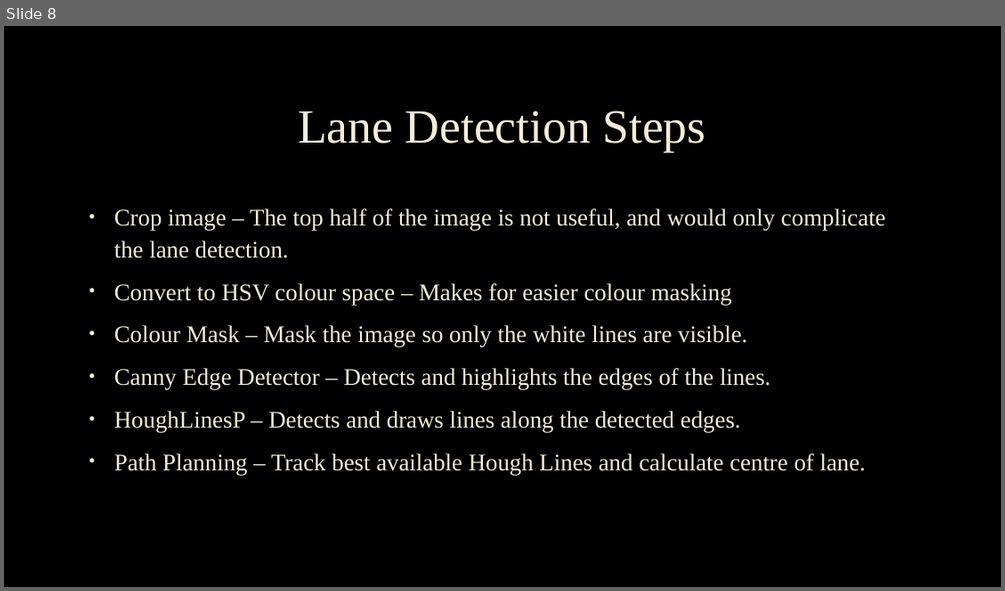
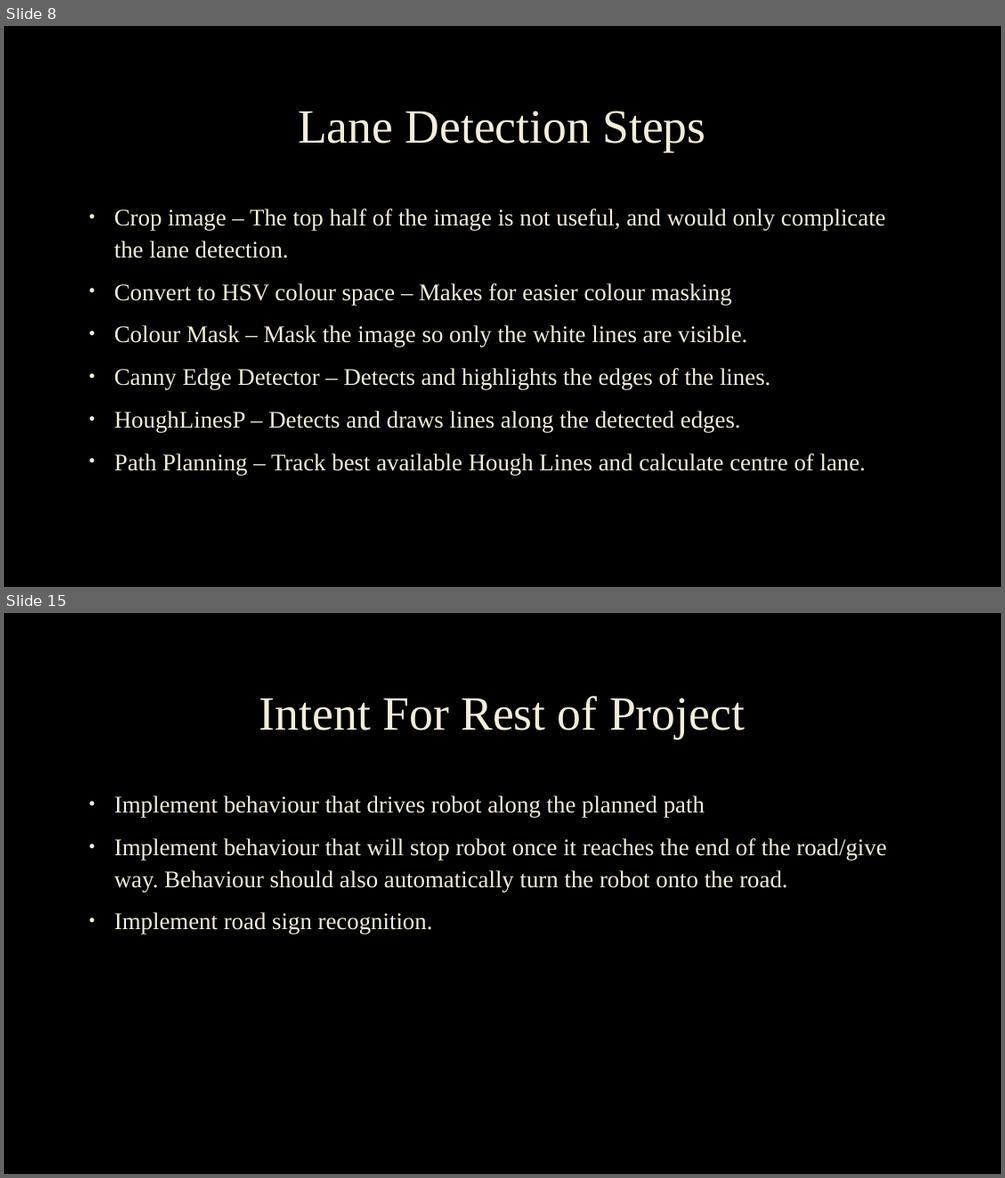
Before and after one commit to RealistikG/jow102_mmp, a slide deck: Mid_project_demo.pptx. Shown one above the other, each under a label of ours: slide 8 before the commit, slides 8 and 15 after it; the slides between them are not shown. The pictures are 1005x591 and 1005x1178 pixels, drawn with LibreOffice and Linux fonts; fonts in the diff are those of the drawing; background and template pictures are left out. Boxes give left, top, right and bottom in pixels: in the first picture for what was removed or moved away, otherwise in the second. Text is boxed around its words. In the diff, an @@ line names an element or a change of style, - is before the commit and + after.

```diff
--- a/Mid_project_demo.pptx
+++ b/Mid_project_demo.pptx
@@ slide 15 added at [4, 613, 1001, 1174], background picture (left out) @@
@@ title added at [259, 696, 744, 738], 46 pt, text #F4EDD8 @@
+Intent For Rest of Project
@@ text added at [114, 795, 886, 934], 23 pt, text #F4EDD8 @@
+• Implement behaviour that drives robot along the planned path
+• Implement behaviour that will stop robot once it reaches the end of the road/give way. Behaviour should also automatically turn the robot onto the road.
+• Implement road sign recognition.
```
Also in this commit, not shown: 5 slides changed, 1 other slide added.
